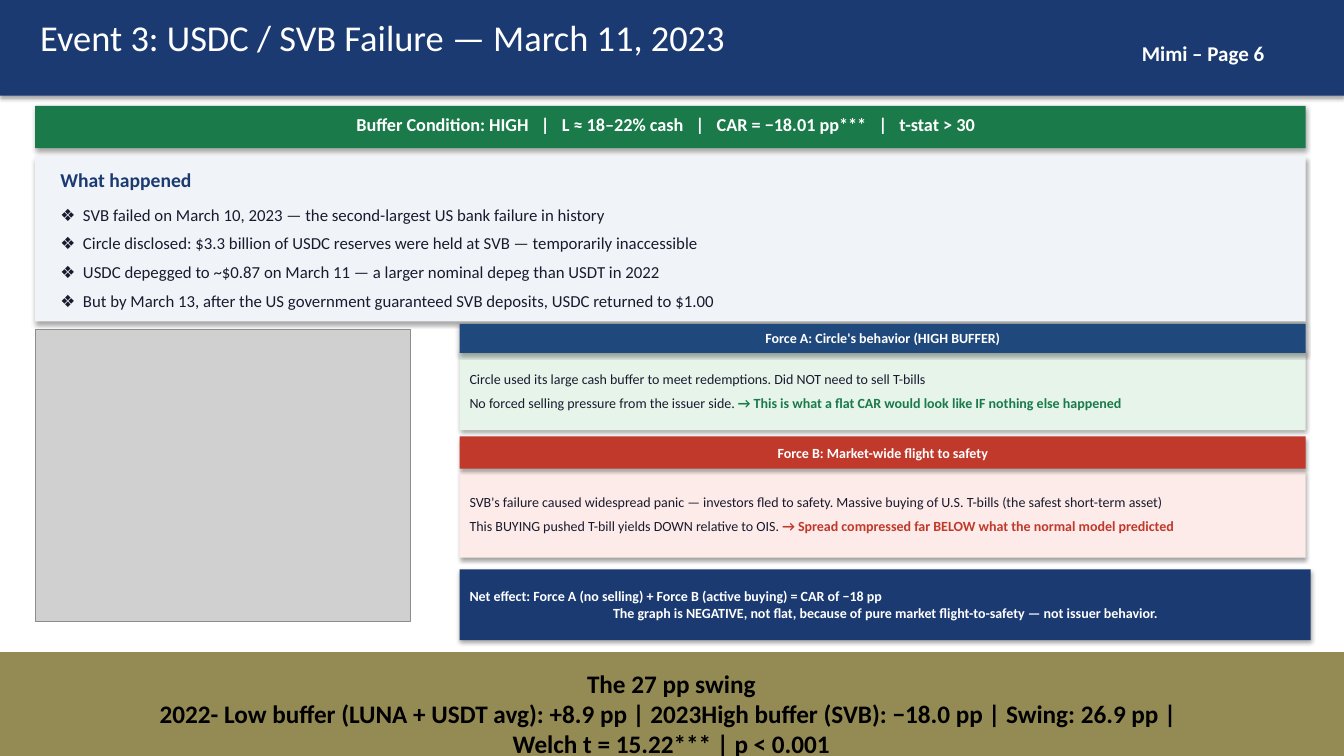
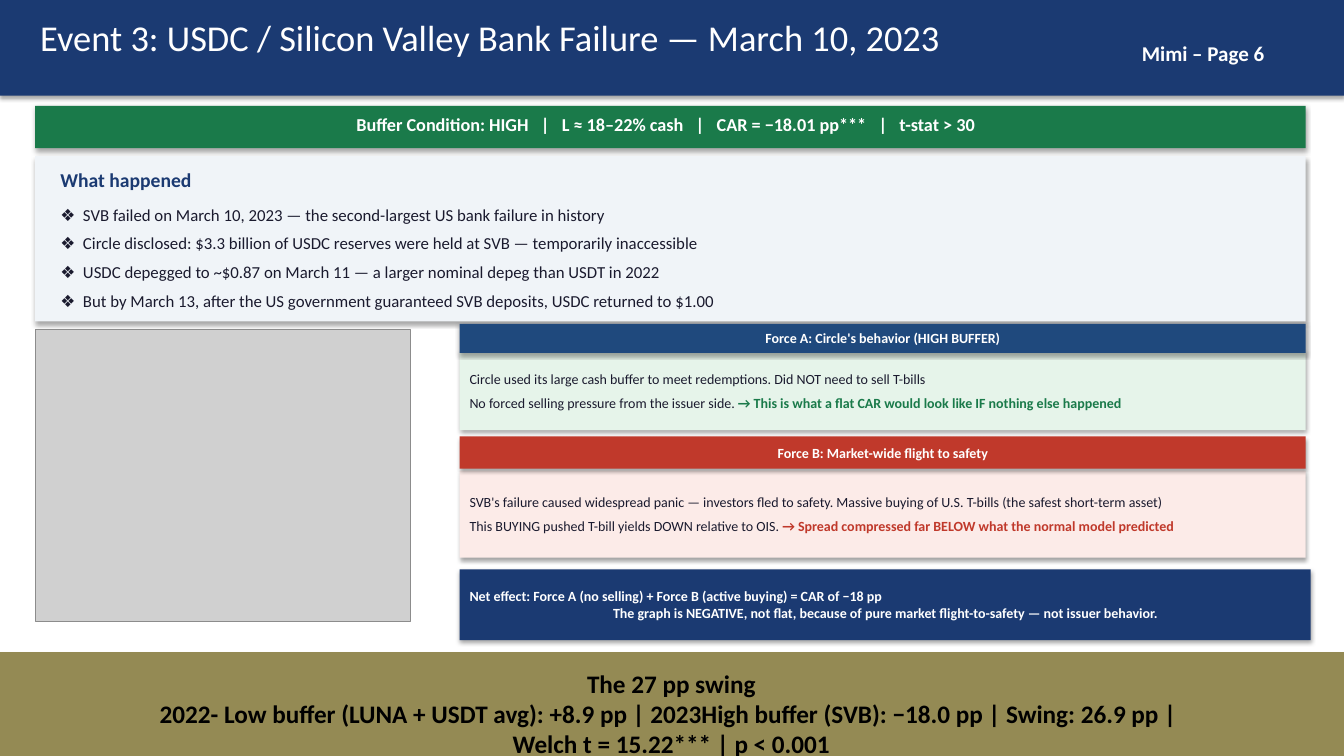
Before and after one commit to kimmireu0921/Stablecoins-and-the-Exorbitant-Privilege, a slide deck: slide 6 of presentations/0526_Stablecoin_Exorbitant_Privilege.pptx. Drawn at 1344x756 pixels with LibreOffice and Linux fonts; fonts in the diff are those of the drawing; grey boxes stand for pictures. Boxes give left, top, right and bottom in pixels: in the first picture for what was removed or moved away, otherwise in the second. Text is boxed around its words. In the diff, an @@ line names an element or a change of style, - is before the commit and + after.

```diff
--- a/presentations/0526_Stablecoin_Exorbitant_Privilege.pptx
+++ b/presentations/0526_Stablecoin_Exorbitant_Privilege.pptx
@@ text at box(40, 25, 940, 57): text changed @@
-Event 3: USDC / SVB Failure — March 11, 2023
+Event 3: USDC / Silicon Valley Bank Failure — March 10, 2023
```
Also in this commit, not shown: 1 other slide changed, 1 other file.
